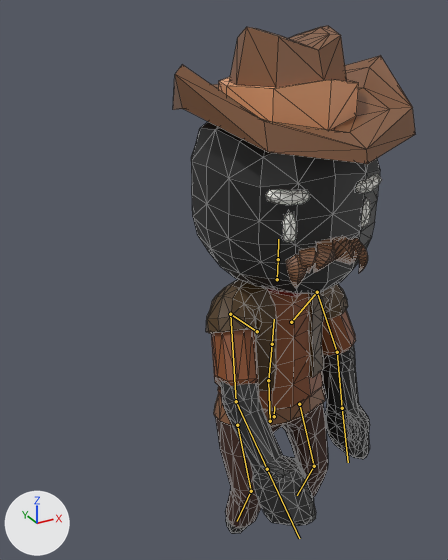
Renders of the glTF model assets/models/Cowboy_Male.gltf from each side of a commit.
Before and after are seen from a camera (50 mm lens) standing at (-2.0, -2.95, 3.5) and looking at (-0.37, 0.02, 2.02). Every picture has the same lights, and +X, +Y and +Z are marked at lower left. The older version comes first. Both versions are drawn at frame 0 of the action 'SitDown'; the numbers are the values there. The bones that change, and the others that lie on the model, are drawn over the model as lines. Mesh edges are drawn as thin lines.

The first picture shows 'Body'.
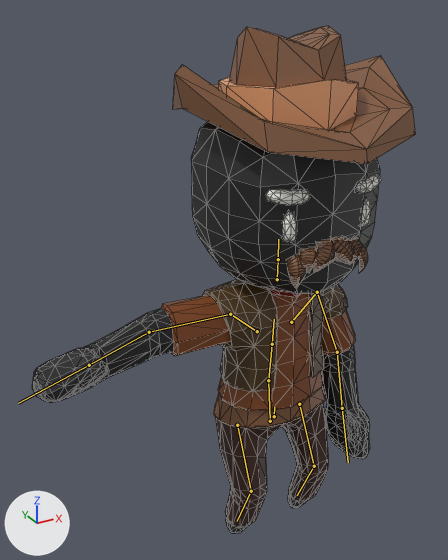
Diff of the bpy script that builds the scene:
```diff
--- a/assets/models/Cowboy_Male.gltf.py
+++ b/assets/models/Cowboy_Male.gltf.py
@@ bone_upperarm_r @@
 bone_upperarm_r = bpy.data.objects['CharacterArmature'].pose.bones['UpperArm.R']  # child of 'Shoulder.R'
-bone_upperarm_r.rotation_quaternion = (0.748, -0.437, -0.207, 0.455)  # degrees (-58, 5, 60)
+bone_upperarm_r.rotation_quaternion = (1.0, 0.0, 0.0, 0.0)  # degrees (0, 0, 0)
```

Location of each change, [x1, y1, x2, y2] in pixels of the pictures (448 x 560 px):
'Body', posed (58% wider): before [173, 26, 415, 533]; after [32, 26, 415, 533]
bone 'UpperArm.R', root to tip: before (230, 314) to (236, 401); after (230, 314) to (149, 332)
